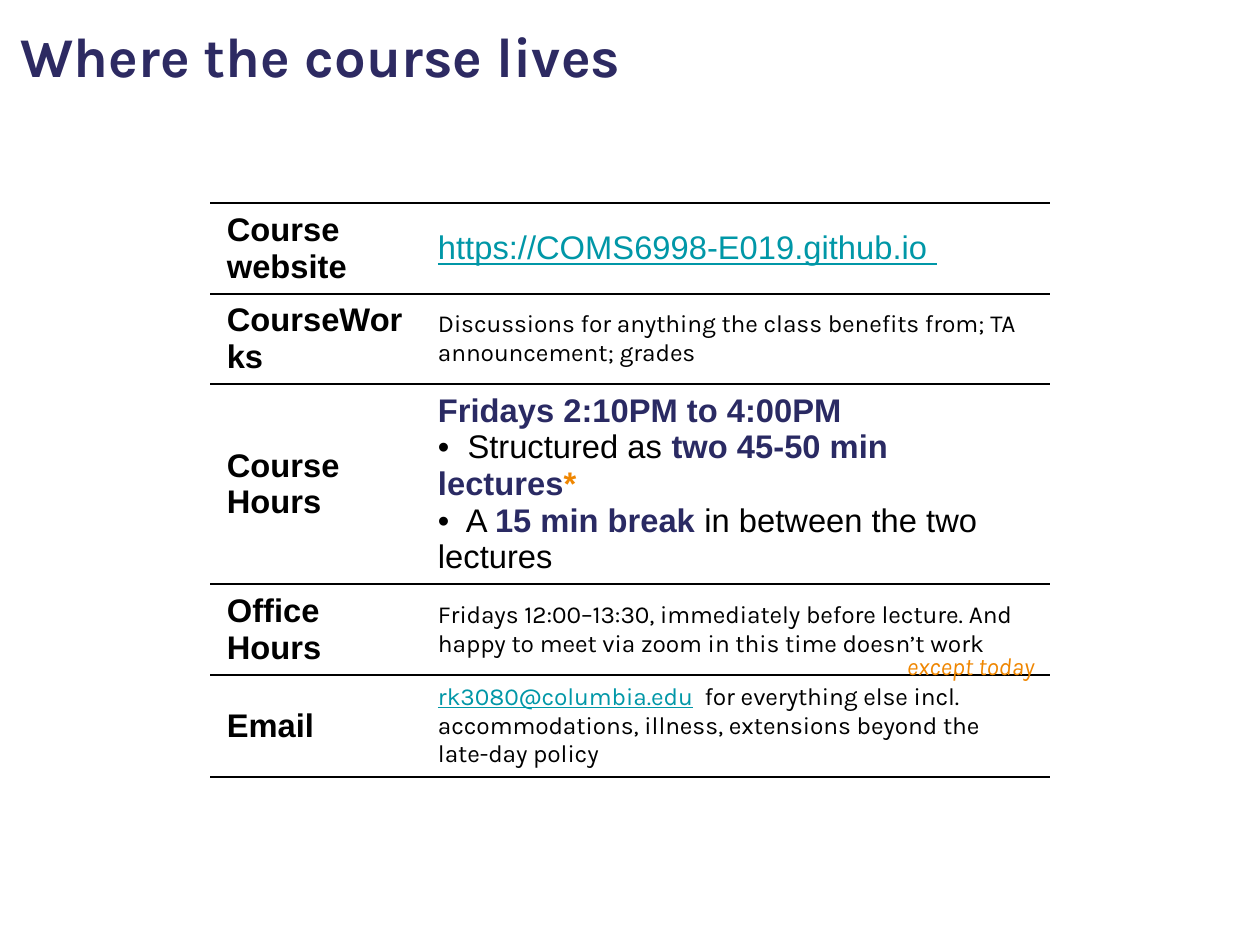
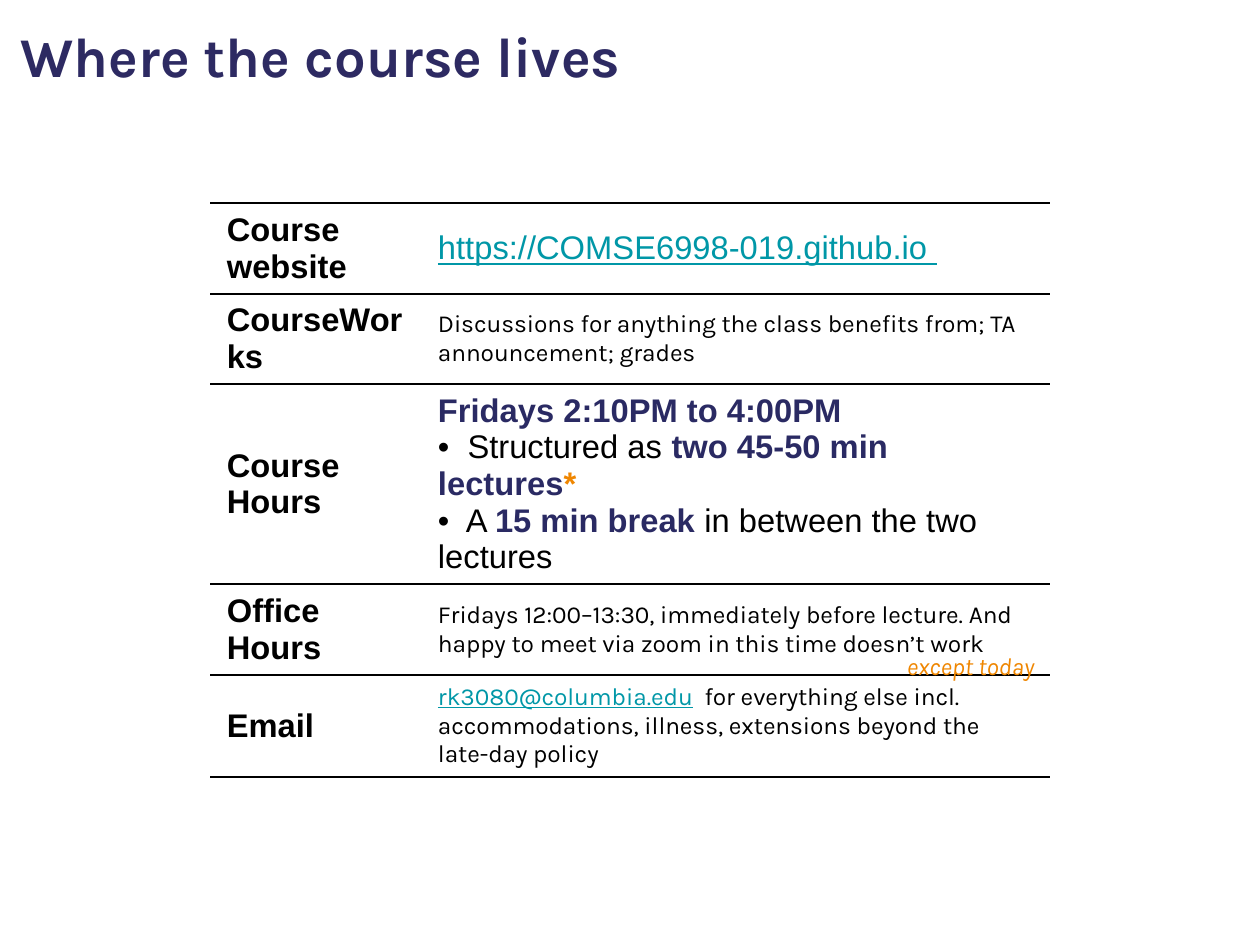
Before and after one commit to comse6998-019/lectures, a slide deck: slide 16 of lecture-1--2026-09-11/slides.pptx. Drawn at 1260x945 pixels with LibreOffice and Linux fonts; fonts in the diff are those of the drawing; background and template pictures are left out. Boxes give left, top, right and bottom in pixels: in the first picture for what was removed or moved away, otherwise in the second. Text is boxed around its words. In the diff, an @@ line names an element or a change of style, - is before the commit and + after.

```diff
--- a/lecture-1--2026-09-11/slides.pptx
+++ b/lecture-1--2026-09-11/slides.pptx
@@ table at bbox=[210, 203, 1050, 772] @@
-row 1, column 2: https://COMS6998-E019.github.io
+row 1, column 2: https://COMSE6998-019.github.io
```
Also in this commit, not shown: 3 other slides changed.
